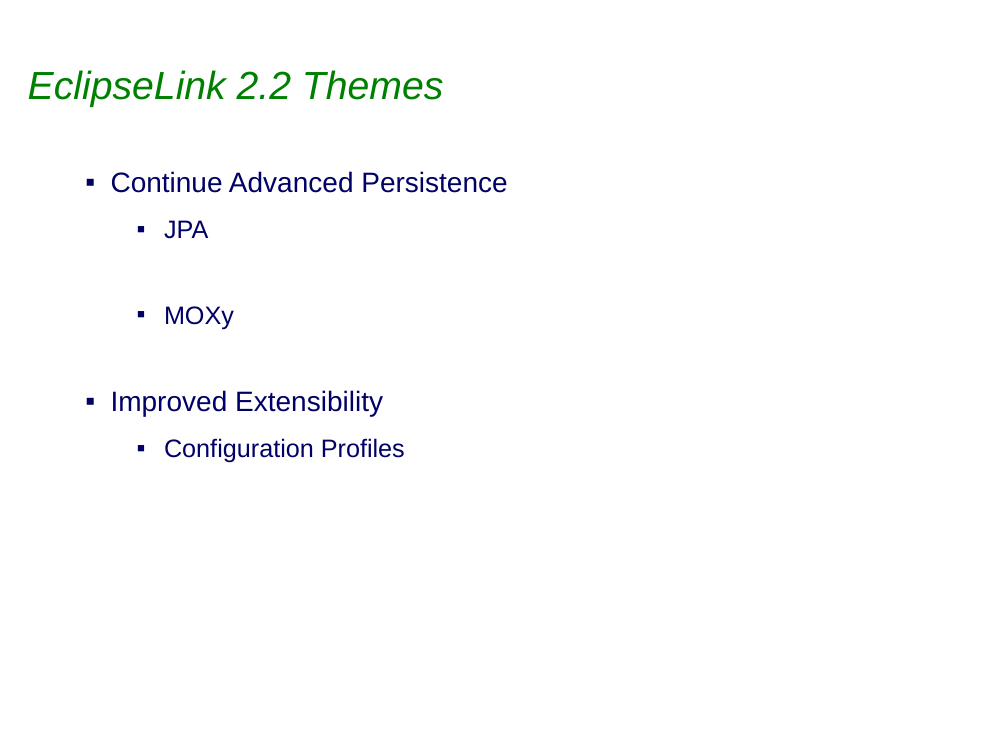
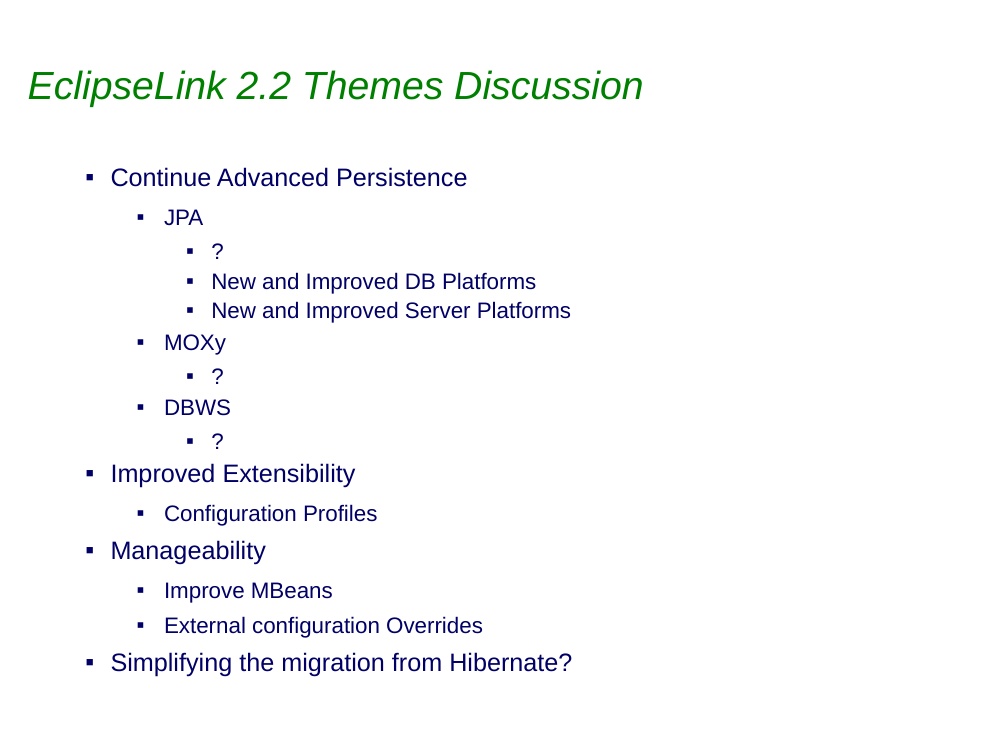
Before and after one commit to sabineheider/incubator, a slide deck: slide 4 of summit-2010/RoadMap.ppt. Drawn at 1008x756 pixels with LibreOffice and Linux fonts; fonts in the diff are those of the drawing; background and template pictures are left out. Boxes give left, top, right and bottom in pixels: in the first picture for what was removed or moved away, otherwise in the second. Text is boxed around its words. In the diff, an @@ line names an element or a change of style, - is before the commit and + after.

Commit message:
Bug 312854 EclipseLink Summit - Updated roadmap slides

```diff
--- a/summit-2010/RoadMap.ppt
+++ b/summit-2010/RoadMap.ppt
@@ title at [28, 70, 643, 107]: text changed @@
-EclipseLink 2.2 Themes
+EclipseLink 2.2 Themes Discussion
@@ text at [111, 167, 468, 526]: size 20 to 18 pt in "Continue Advanced Persistence", "Improved Extensibility"; size 18 to 16 pt in "JPA", "MOXy", "Configuration Profiles"; line spacing 1 to 0.9; less space between paragraphs @@
@@ text at [211, 272, 571, 323]: paragraphs added @@
+    ▪ ?
+    ▪ New and Improved DB Platforms
+    ▪ New and Improved Server Platforms
@@ text at [164, 399, 231, 416]: paragraphs added @@
+    ▪ ?
+  ▪ DBWS
+    ▪ ?
@@ text at [111, 540, 572, 676]: paragraphs added @@
+▪ Manageability
+  ▪ Improve MBeans
+  ▪ External configuration Overrides
+▪ Simplifying the migration from Hibernate?
```
Also in this commit, not shown: 4 other slides changed, 1 other file.
